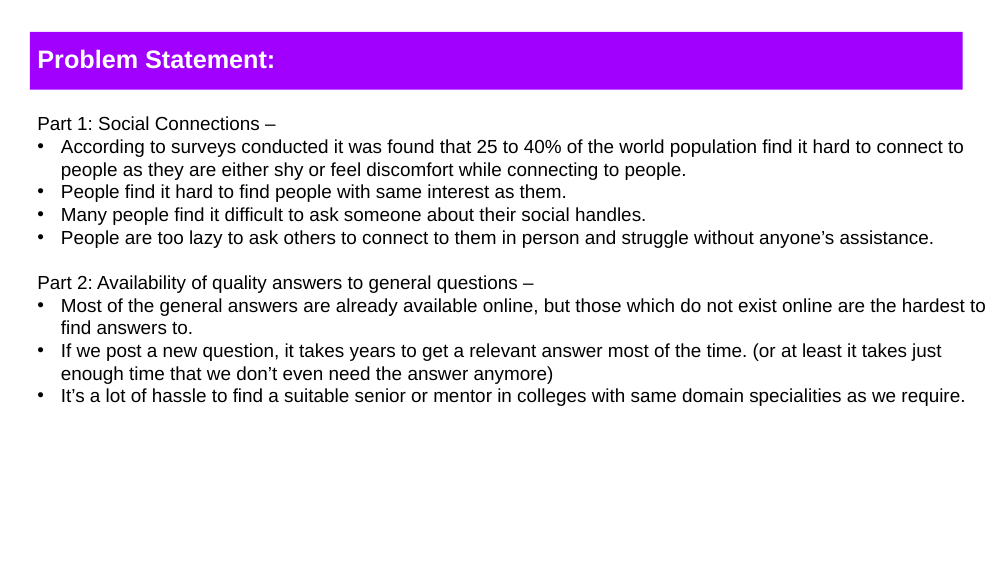
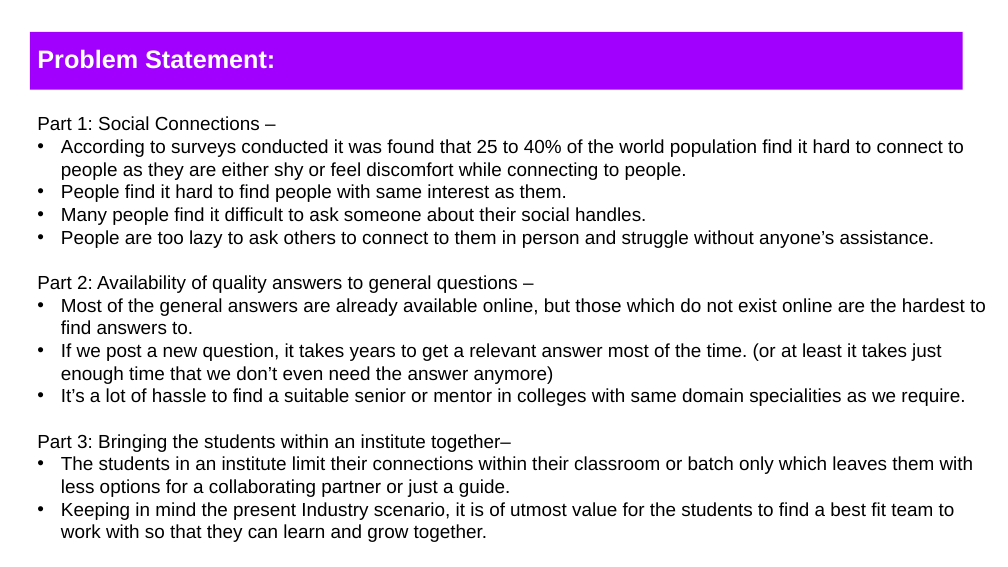
Before and after one commit to Gupta-Shashwat/Figma, a slide deck: slide 4 of QOC/Prototypes_Colgrow.pptx. Drawn at 1008x567 pixels with LibreOffice and Linux fonts; fonts in the diff are those of the drawing. Boxes give left, top, right and bottom in pixels: in the first picture for what was removed or moved away, otherwise in the second. Text is boxed around its words. In the diff, an @@ line names an element or a change of style, - is before the commit and + after.

Commit message:
addition to problem statement

```diff
--- a/QOC/Prototypes_Colgrow.pptx
+++ b/QOC/Prototypes_Colgrow.pptx
@@ text at <box>37,434,974,542</box>: paragraphs added @@
+Part 3: Bringing the students within an institute together–
+• The students in an institute limit their connections within their classroom or batch only which leaves them with less options for a collaborating partner or just a guide.
+• Keeping in mind the present Industry scenario, it is of utmost value for the students to find a best fit team to work with so that they can learn and grow together.
```
